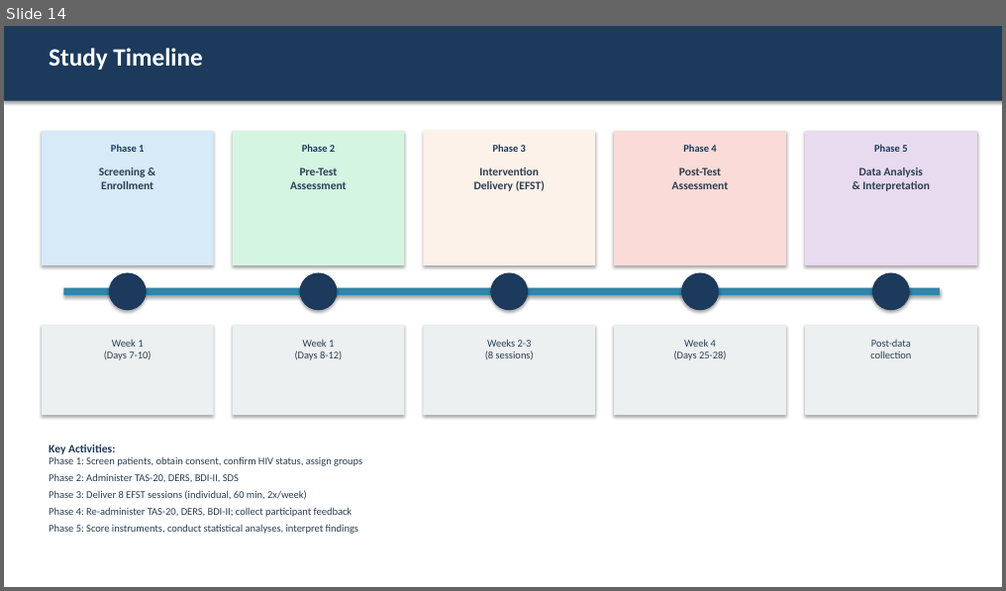
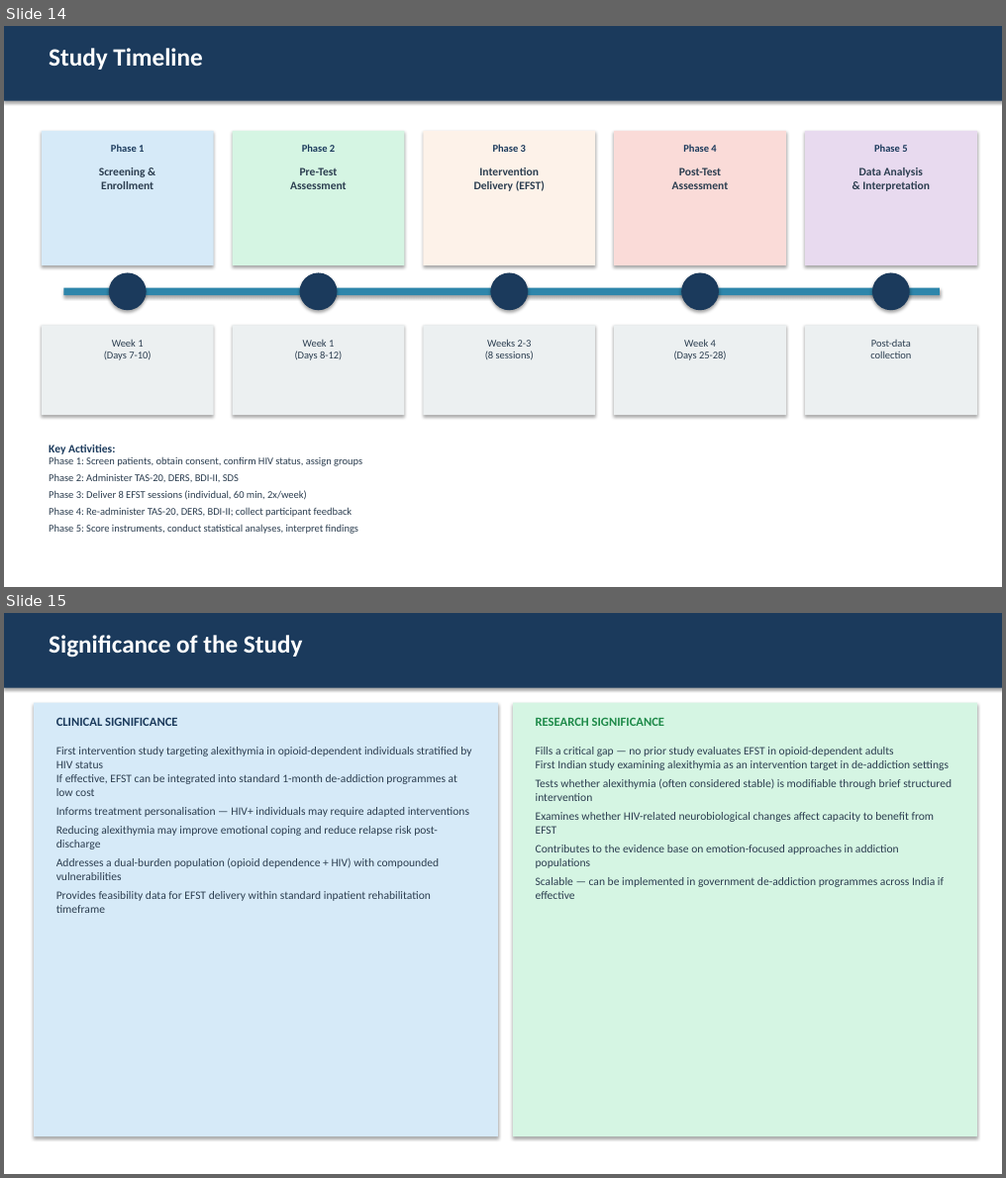
Before and after one commit to avani19shah-tech/AVANI-SHAH-WORK, a slide deck: Research_Proposal_Revised.pptx. Shown one above the other, each under a label of ours: slide 14 before the commit, slides 14 and 15 after it. The pictures are 1006x591 and 1006x1178 pixels, drawn with LibreOffice and Linux fonts; fonts in the diff are those of the drawing. Boxes give left, top, right and bottom in pixels: in the first picture for what was removed or moved away, otherwise in the second. Text is boxed around its words. In the diff, an @@ line names an element or a change of style, - is before the commit and + after.

Commit message:
Add Significance and Limitations slides to research proposal PPT

```diff
--- a/Research_Proposal_Revised.pptx
+++ b/Research_Proposal_Revised.pptx
@@ slide 15 added at [4, 613, 1002, 1174], background #FFFFFF @@
@@ rectangle added at [4, 613, 1002, 688], fill #1B3A5C @@
@@ text added at [49, 635, 303, 658], 24 pt, text #FFFFFF, bold @@
+Significance of the Study
@@ rectangle added at [34, 703, 498, 1137], fill #D6EAF8 @@
@@ text added at [56, 717, 177, 726], 12 pt, text #1B3A5C, bold @@
+CLINICAL SIGNIFICANCE
@@ rectangle added at [513, 703, 977, 1137], fill #D5F5E3 @@
@@ text added at [536, 717, 664, 726], 12 pt, text #1E8A49, bold @@
+RESEARCH SIGNIFICANCE
@@ text added at [56, 747, 471, 913], 11 pt, text #2C3E50 @@
+First intervention study targeting alexithymia in opioid-dependent individuals stratified by HIV status
+If effective, EFST can be integrated into standard 1-month de-addiction programmes at low cost
+Informs treatment personalisation — HIV+ individuals may require adapted interventions
+Reducing alexithymia may improve emotional coping and reduce relapse risk post-discharge
+Addresses a dual-burden population (opioid dependence + HIV) with compounded vulnerabilities
+Provides feasibility data for EFST delivery within standard inpatient rehabilitation timeframe
@@ text added at [536, 747, 951, 899], 11 pt, text #2C3E50 @@
+Fills a critical gap — no prior study evaluates EFST in opioid-dependent adults
+First Indian study examining alexithymia as an intervention target in de-addiction settings
+Tests whether alexithymia (often considered stable) is modifiable through brief structured intervention
+Examines whether HIV-related neurobiological changes affect capacity to benefit from EFST
+Contributes to the evidence base on emotion-focused approaches in addiction populations
+Scalable — can be implemented in government de-addiction programmes across India if effective
```
Also in this commit, not shown: 1 other slide added.
